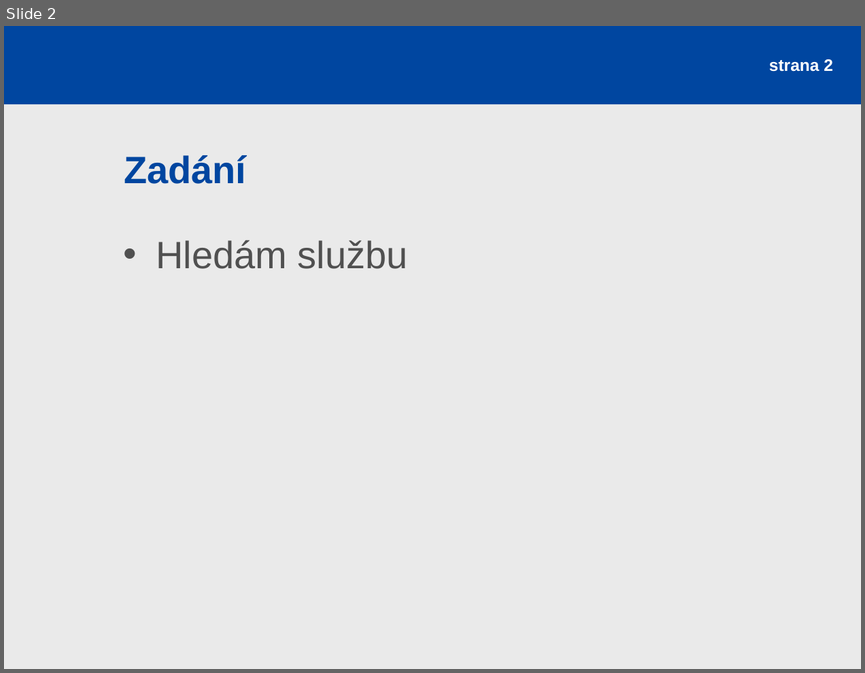
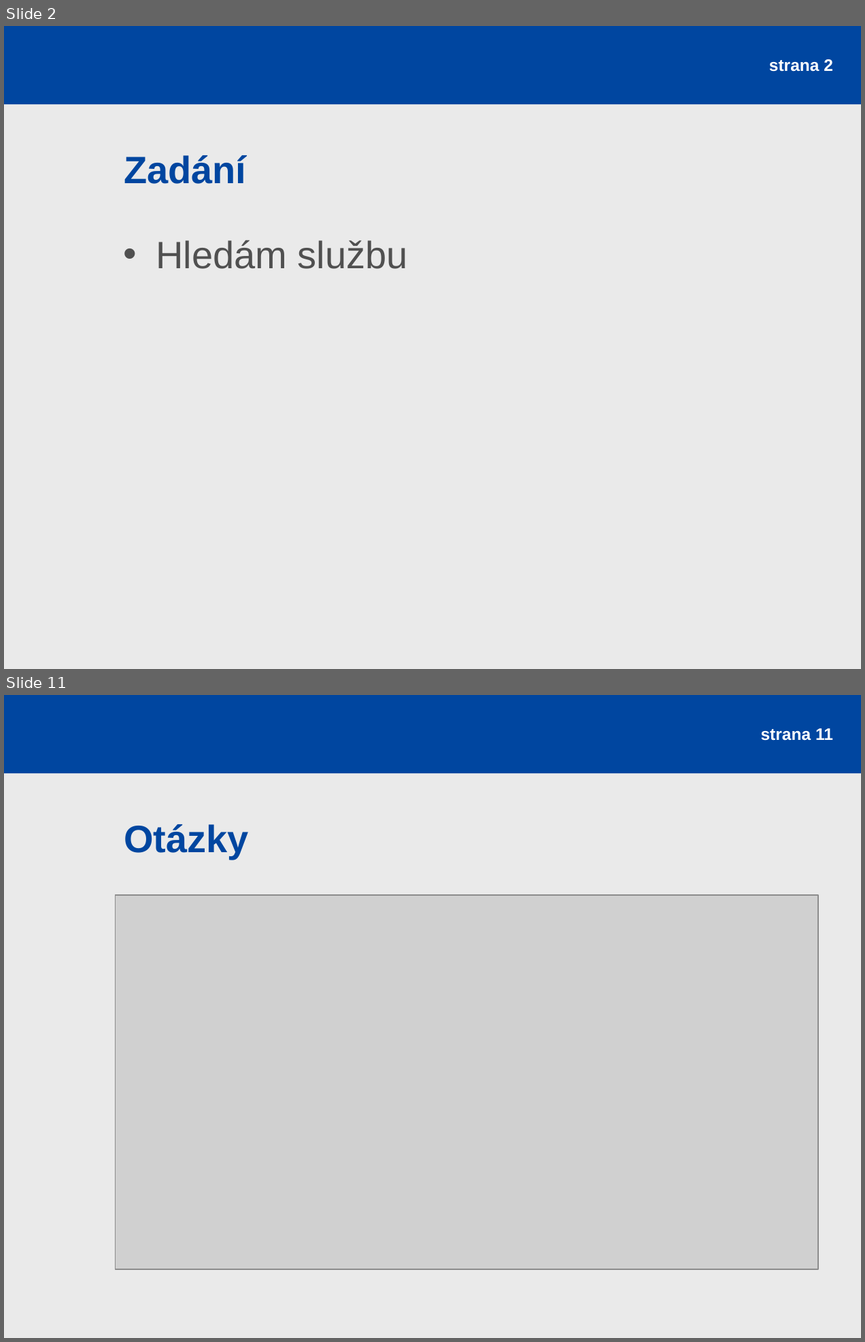
Before and after one commit to rajzik/databaze, a slide deck: prezentace.ppt. Shown one above the other, each under a label of ours: slide 2 before the commit, slides 2 and 11 after it; the slides between them are not shown. The pictures are 865x673 and 865x1342 pixels, drawn with LibreOffice and Linux fonts; fonts in the diff are those of the drawing; grey boxes stand for pictures. Boxes give left, top, right and bottom in pixels: in the first picture for what was removed or moved away, otherwise in the second. Text is boxed around its words. In the diff, an @@ line names an element or a change of style, - is before the commit and + after.

```diff
--- a/prezentace.ppt
+++ b/prezentace.ppt
@@ slide 11 added at (4,695,861,1338), background #EAEAEA; not listed: 1 template element that a slide beside it also shows @@
@@ page number added at (761,728,833,741), 14 pt, text #FFFFFF, bold @@
+strana 11
@@ title added at (124,824,249,859), 32 pt, text #0046A0, bold @@
+Otázky
@@ picture added at (116,895,818,1269) @@
```
Also in this commit, not shown: 2 slides changed, 7 other slides added, 2 slides removed, 9 other files.
